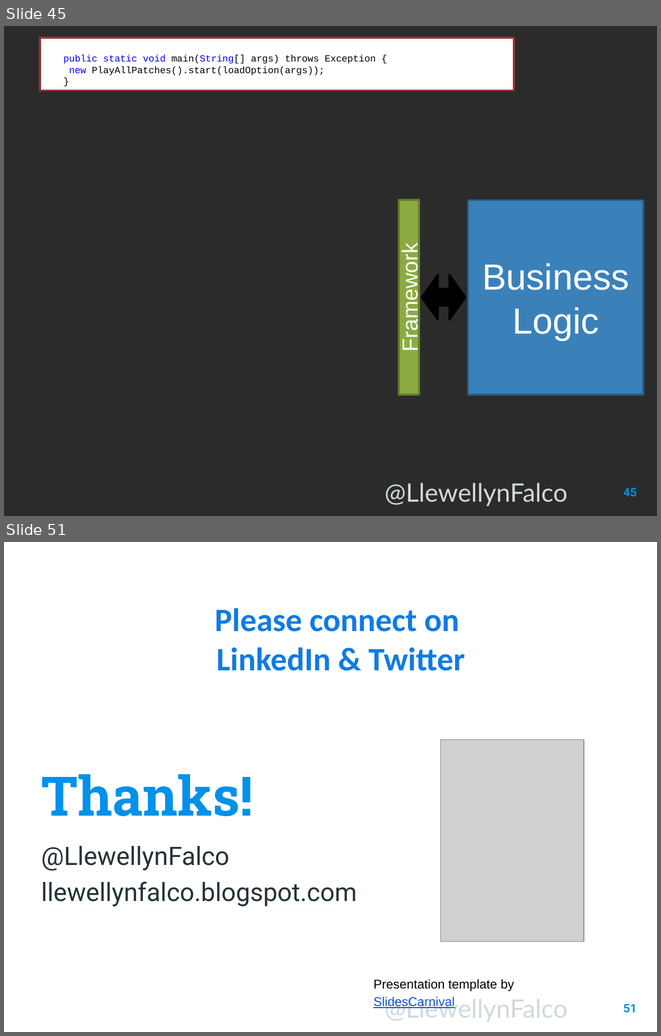
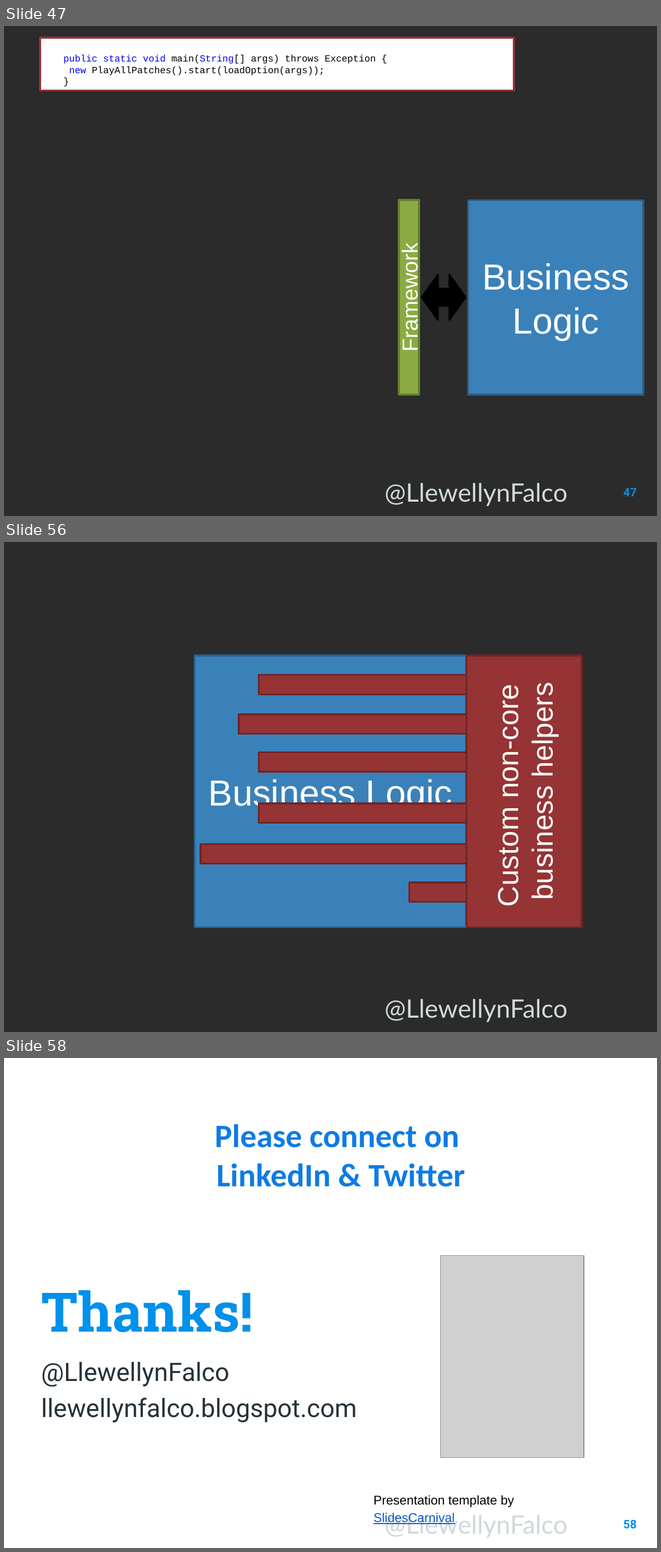
Before and after one commit to isidore/Talk-AvoidingLockIn, a slide deck: Avoiding Lock-In.pptx. Shown one above the other, each under a label of ours: slides 45 and 51 before the commit, slides 47, 56 and 58 after it; the slides between them are not shown. The pictures are 661x1036 and 661x1552 pixels, drawn with LibreOffice and Linux fonts; fonts in the diff are those of the drawing; grey boxes stand for pictures; background and template pictures are left out; a plain dark background stands for a picture behind light text. Boxes give left, top, right and bottom in pixels: in the first picture for what was removed or moved away, otherwise in the second. Text is boxed around its words. In the diff, an @@ line names an element or a change of style, - is before the commit and + after.

```diff
--- a/Avoiding Lock-In.pptx
+++ b/Avoiding Lock-In.pptx
@@ slide 56 added at box(4, 542, 657, 1032), background picture (left out); not listed: 1 template element that a slide beside it also shows @@
@@ rectangle added at box(195, 655, 466, 927), fill #3A81BA, outline #2B5F8A 2 pt, 40 pt, text #FFFFFF @@
+Business Logic
@@ rectangle added at box(466, 655, 582, 927), fill #963334, outline #6F2626 2 pt, 32 pt, text #FFFFFF @@
+Custom non-core business helpers
@@ rectangle added at box(258, 674, 562, 694), fill #963334, outline #6F2626 2 pt @@
@@ rectangle added at box(239, 714, 542, 734), fill #963334, outline #6F2626 2 pt @@
@@ rectangle added at box(258, 752, 542, 772), fill #963334, outline #6F2626 2 pt @@
@@ rectangle added at box(258, 803, 562, 823), fill #963334, outline #6F2626 2 pt @@
@@ rectangle added at box(201, 844, 552, 863), fill #963334, outline #6F2626 2 pt @@
@@ rectangle added at box(409, 882, 547, 902), fill #963334, outline #6F2626 2 pt @@
@@ what was slide 45 is now slide 47 @@
@@ page number at box(623, 488, 636, 496): text changed @@
-45
+47
@@ what was slide 51 is now slide 58 @@
@@ page number at box(623, 1520, 636, 1529): text changed @@
-51
+58
```
Also in this commit, not shown: 4 slides changed, 8 other slides added, 2 slides removed.
